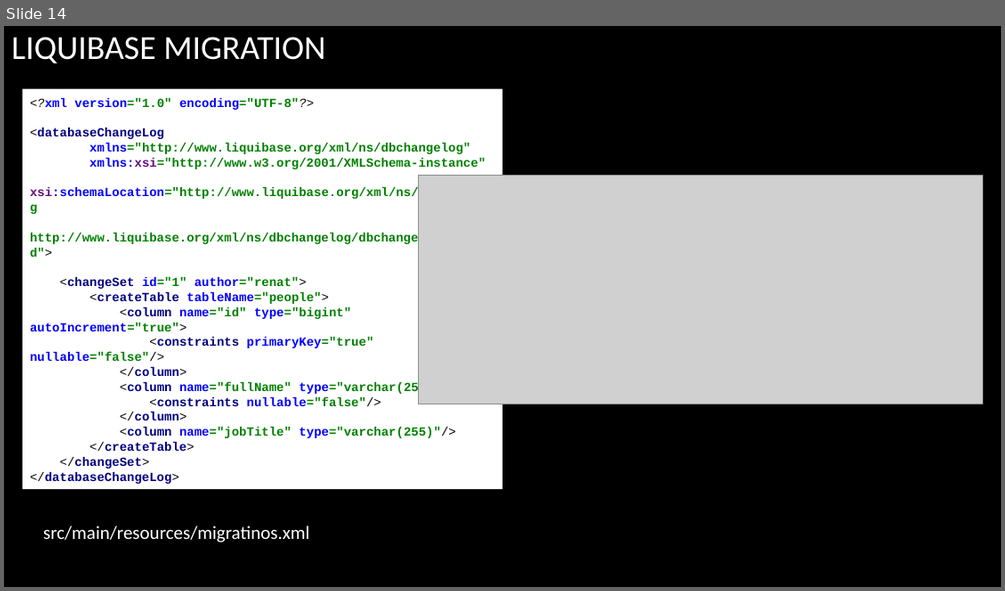
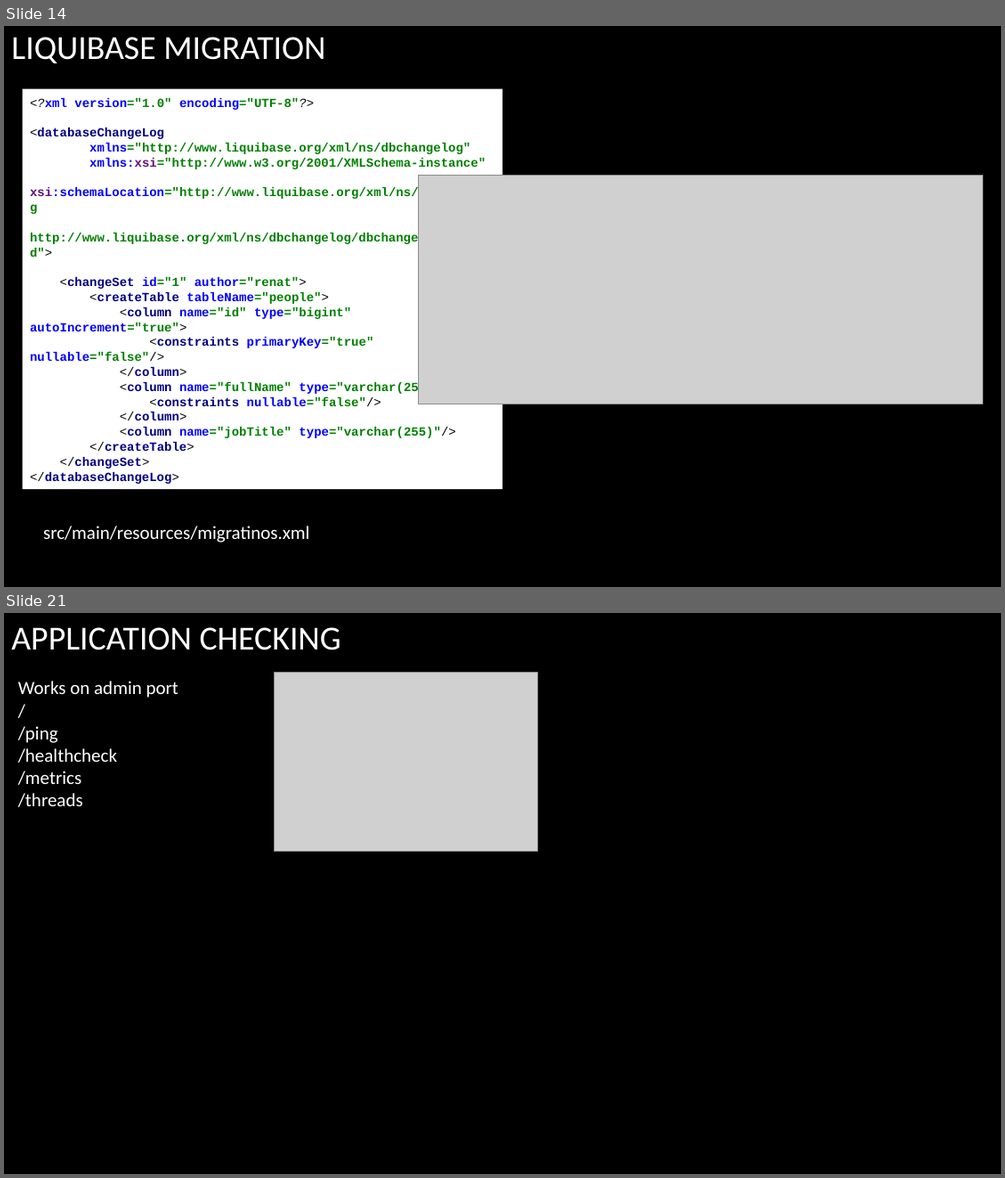
Before and after one commit to arenat/wiza_1, a slide deck: wiza.pptx. Shown one above the other, each under a label of ours: slide 14 before the commit, slides 14 and 21 after it; the slides between them are not shown. The pictures are 1005x591 and 1005x1178 pixels, drawn with LibreOffice and Linux fonts; fonts in the diff are those of the drawing; grey boxes stand for pictures; background and template pictures are left out. Boxes give left, top, right and bottom in pixels: in the first picture for what was removed or moved away, otherwise in the second. Text is boxed around its words. In the diff, an @@ line names an element or a change of style, - is before the commit and + after.

```diff
--- a/wiza.pptx
+++ b/wiza.pptx
@@ slide 21 added at [4,613,1001,1174], background picture (left out) @@
@@ title added at [11,627,341,650], 32.4 pt, text #FFFFFF @@
+APPLICATION CHECKING
@@ text added at [18,681,178,807], 18 pt, text #FFFFFF @@
+Works on admin port
+/
+/ping
+/healthcheck
+/metrics
+/threads
@@ picture added at [274,673,538,851] @@
```
Also in this commit, not shown: 4 slides changed, 6 other slides added, 1 other file.
